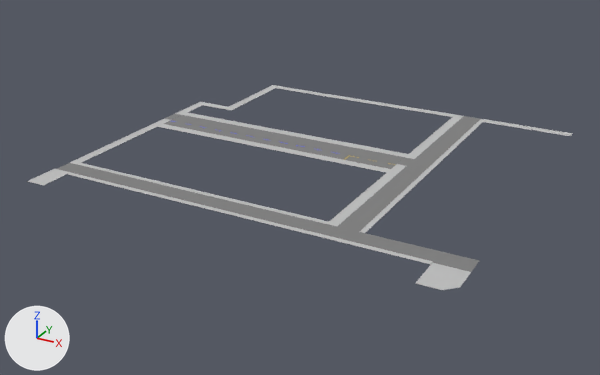
The Blender file assets/models/districts/inmaculada/roads_inmaculada.blend: old version first, new version second.
Camera for both pictures: a camera (50 mm lens) standing at (111.6, -108.0, 60.5) and looking at (39.0, 24.0, -5.5). The lights are fixed; the arrows at lower left show +X, +Y and +Z. The first picture is the older version. Objects named as collision shapes, trigger or cutter boxes, shadow casters or lower levels of detail are left out.

Before the edit, the objects in view are built like this:
```python
me_plane_001 = bpy.data.meshes.new('Plane.001')
me_plane_001.from_pydata(...)  # 18 vertices, 5 faces; spans x 0.0..3.0, y -0.6..18.9, z 0.0
# faces by material slot: [1, 4]
me_plane_001.materials.append(mat_texture)  # picture img_hospital_parking_png
me_plane_001.materials.append(mat_grey)  # grey #808080
me_plane_002 = bpy.data.meshes.new('Plane.002')
me_plane_002.from_pydata(...)  # 56 vertices, 20 faces; spans x 0.0..82.0, y -9.0..66.0, z 0.0..0.2
me_plane_002.materials.append(mat_sidewalk)  # light grey #bfbfbf
# before: 14 (76.0, -2.0, 0.0) at pixel (432, 262), 15 (80.0, -2.0, 0.0) at pixel (458, 268), 16 (76.0, -9.0, 0.0) at pixel (415, 283), 17 (80.0, -9.0, 0.0) at pixel (441, 290), 18 (76.0, -3.0, 0.0) at pixel (430, 265)
# before: 54 (82.0, -7.0, 0.0) at pixel (460, 287), 55 (82.0, -2.0, 0.0) at pixel (471, 272)
# before: 19 (63.0, 2.0, 0.0) at pixel (364, 233), 21 (63.0, 64.0, 0.0) at pixel (482, 121)
ob_roads = bpy.data.objects.new('Roads', me_plane_001)
ob_roads.location = (0.0, 0.0, 0.0)
ob_roads.scale = (27.0, 3.5, 1.0)
ob_sidewalk = bpy.data.objects.new('Sidewalk', me_plane_002)
ob_sidewalk.location = (0.0, 0.0, 0.0)
```
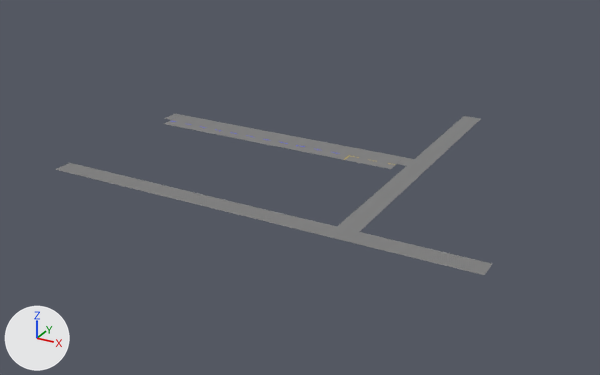
Location of each change, [x1, y1, x2, y2] in pixels of the pictures (600 x 375 px; the box of a moved part takes in the faces that stretch with it):
'Sidewalk', hidden
    before: [27, 85, 573, 290]
part 1 of me_plane_002, cut back
    before: [416, 263, 471, 290]
part 2 of me_plane_002, moved or reshaped (not visible afterwards)
    before: [360, 119, 573, 233]

What changed in the scene script:
```text
Change me_plane_002:
    used by ob_sidewalk; location = (0.0, 0.0, 0.0)
    verts and faces of me_plane_002; kept vertices keep their numbers, new ones are numbered from 56
    remove me_plane_002.from_pydata(...)  # 56 vertices, 20 faces; spans x 0.0..82.0, y -9.0..66.0, z 0.0..0.2
    add me_plane_002.from_pydata(...)  # 54 vertices, 19 faces; spans x 0.0..84.0, y -9.0..66.0, z 0.0..0.2
    me_plane_002 part 1
    add delete_vertices([15, 17, 54, 55])  # with the faces that use them
    add verts[56] = (84.0, -9.0, 0.0)
    add verts[57] = (84.0, -2.0, 0.0)  # pixel (484, 275)
    add faces += [(14, 18, 16, 56, 57)]
    me_plane_002 part 2
    add verts[19] = (64.0, 2.0, 0.0)  # moved, pixel (370, 234)
    add verts[21] = (64.0, 64.0, 0.0)  # moved
Change ob_sidewalk:
    add ob_sidewalk.hide_set(True)
```
